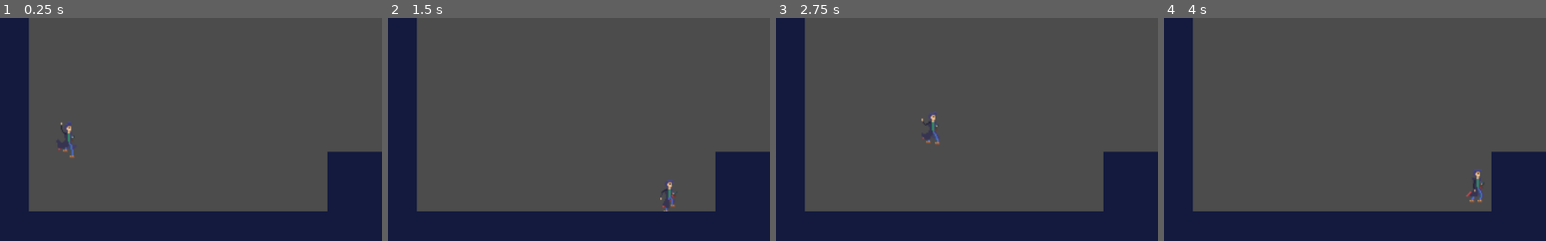
Above: before the commit, frames 1-4 (left to right).
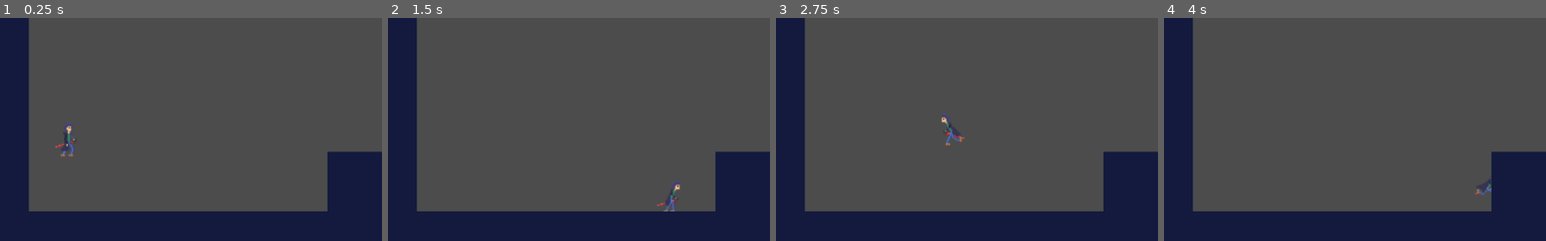
Above: after the commit, the same moments.

Repository: sharat36/Deja-Fu
Game: Godot game, scene res://src/Levels/LevelTemplate.tscn
Two runs of this game, one before a commit and one after it. Both use one fixed random seed, a clock stepped at 60 frames per second and the inputs below. The project has no main scene, so this scene is started directly.
Inputs (mouse positions are % of the whole screen's width and height, from its top left):
- Up to frame 1 (0.25 s): no input
- Up to frame 2 (1.5 s): move the mouse to (72, 45) at 0.52 s; press the mouse at (72, 45) at 0.53 s; hold D (move_right) from 0.53 s (still down); tap W (jump) at 0.77, 1.07 s; tap S (roll) at 0.8, 1.35 s; move the mouse to (30, 55) at 1.27 s; release the mouse at (30, 55) at 1.28 s
- Up to frame 3 (2.75 s): tap W (jump) at 1.52, 1.55, 1.82 s; move the mouse to (60, 28) at 2.02 s; release D (move_right) at 2.03 s; hold A (move_left) from 2.03 s (still down); hold W (jump) from 2.03 s (still down); click (60, 28) at 2.3 s
- Up to frame 4 (4 s): move the mouse to (45, 70) at 2.77 s; release A (move_left) at 2.78 s; release W (jump) at 2.78 s; hold D (move_right) from 2.78 s (still down); click (45, 70) at 2.85 s; tap W (jump) at 3.02, 3.32, 3.77, 3.8 s; tap S (roll) at 3.05 s; move the mouse to (80, 65) at 3.52 s; hold S (roll) from 3.53 s (still down)
The pictures show only the part of the screen within x 4-54%, y 50-100%; the shares and areas given below are measured in that part.

The runs differ from the first frame. In frame 1, 0.2% of the frame differs, in the area x 14-20%, y 46-63%; in frame 2, 0.3%; in frame 3, 0.5%, in the area x 38-50%, y 41-58%; in frame 4, 0.3%.

Commit message:
Added Left,Right,Jump,Roll,Attack Animations

Diff:
--- a/src/Actors/Player.gd
+++ b/src/Actors/Player.gd
@@ -3,6 +3,7 @@
 func _physics_process(delta: float) -> void:
 	var is_jump_interrupted: = Input.is_action_just_released("jump") and _velocity.y < 0.0
 	var direction: = get_direction()
+	set_animation()
 	_velocity = calculate_move_velocity(_velocity, direction, speed, is_jump_interrupted)
 	_velocity = move_and_slide(_velocity, FLOOR_NORMAL)
 
@@ -26,3 +27,18 @@
 	if is_jump_interrupted:
 		out.y = 0.0
 	return out
+func set_animation() -> void:
+	if(Input.is_action_pressed("move_right")):
+		$AnimatedSprite.flip_h = false
+		$AnimatedSprite.play("run")
+	elif(Input.is_action_pressed("move_left")):
+		$AnimatedSprite.flip_h = true
+		$AnimatedSprite.play("run")
+	elif(Input.is_action_pressed("jump")):
+		$AnimatedSprite.play("jump")
+	elif(Input.is_action_pressed("roll")):
+		$AnimatedSprite.play("roll")
+	elif(Input.is_action_pressed("attack")):
+		$AnimatedSprite.play("attack")
+	elif(is_on_floor()):
+		$AnimatedSprite.play("idle")
--- a/src/Actors/player.tscn
+++ b/src/Actors/player.tscn
@@ -59,7 +59,7 @@
 } ]
 
 [sub_resource type="RectangleShape2D" id=2]
-extents = Vector2( 17, 19.9859 )
+extents = Vector2( 9, 19.9859 )
 
 [node name="player" type="KinematicBody2D"]
 position = Vector2( 27, 31 )
@@ -70,10 +70,10 @@
 position = Vector2( 14.2499, -1.53846 )
 scale = Vector2( 1.51388, 1.58396 )
 frames = SubResource( 1 )
-animation = "jump"
-frame = 1
+animation = "idle"
+frame = 2
 playing = true
 
 [node name="CollisionShape2D" type="CollisionShape2D" parent="."]
-position = Vector2( 8, 0 )
+position = Vector2( 4, 0 )
 shape = SubResource( 2 )
